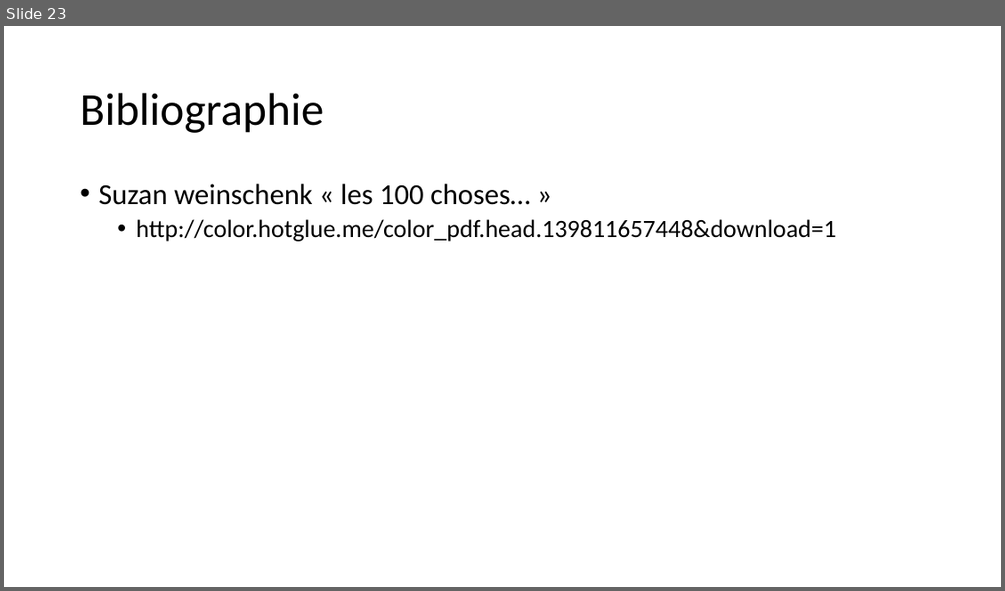
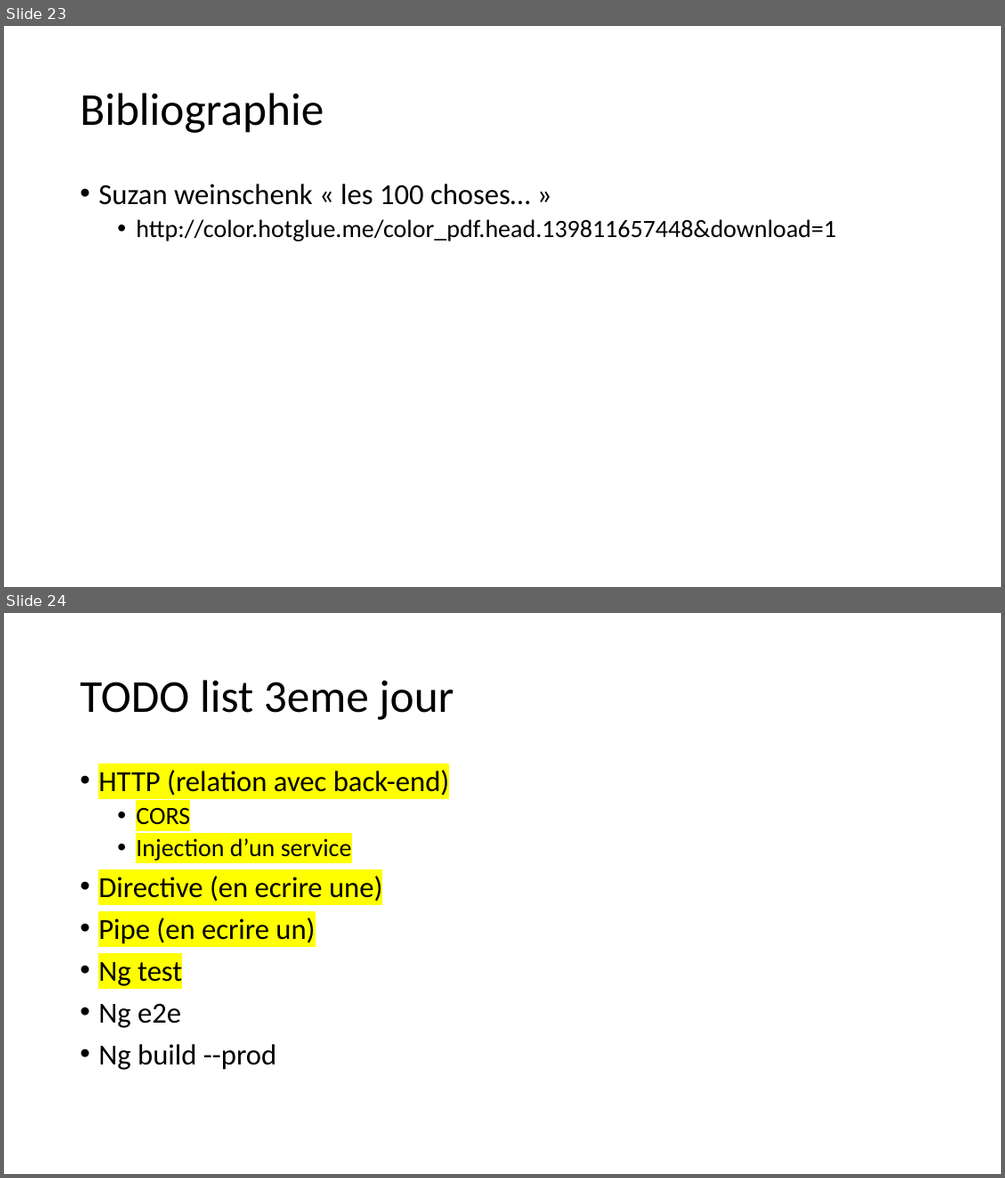
Before and after one commit to jlg-formation/fancv1-mars-21, a slide deck: notes.pptx. Shown one above the other, each under a label of ours: slide 23 before the commit, slides 23 and 24 after it. The pictures are 1005x591 and 1005x1178 pixels, drawn with LibreOffice and Linux fonts; fonts in the diff are those of the drawing. Boxes give left, top, right and bottom in pixels: in the first picture for what was removed or moved away, otherwise in the second. Text is boxed around its words. In the diff, an @@ line names an element or a change of style, - is before the commit and + after.

```diff
--- a/notes.pptx
+++ b/notes.pptx
@@ slide 24 added at box(4, 613, 1001, 1174), background #FFFFFF @@
@@ title added at box(80, 680, 453, 720), 44 pt, text #000000 @@
+TODO list 3eme jour
@@ text added at box(98, 767, 450, 1070), 28 pt, text #000000 @@
+• HTTP (relation avec back-end)
+  • CORS
+  • Injection d’un service
+• Directive (en ecrire une)
+• Pipe (en ecrire un)
+• Ng test
+• Ng e2e
+• Ng build --prod
```
Also in this commit, not shown: 2 slides changed, 8 other slides added.
